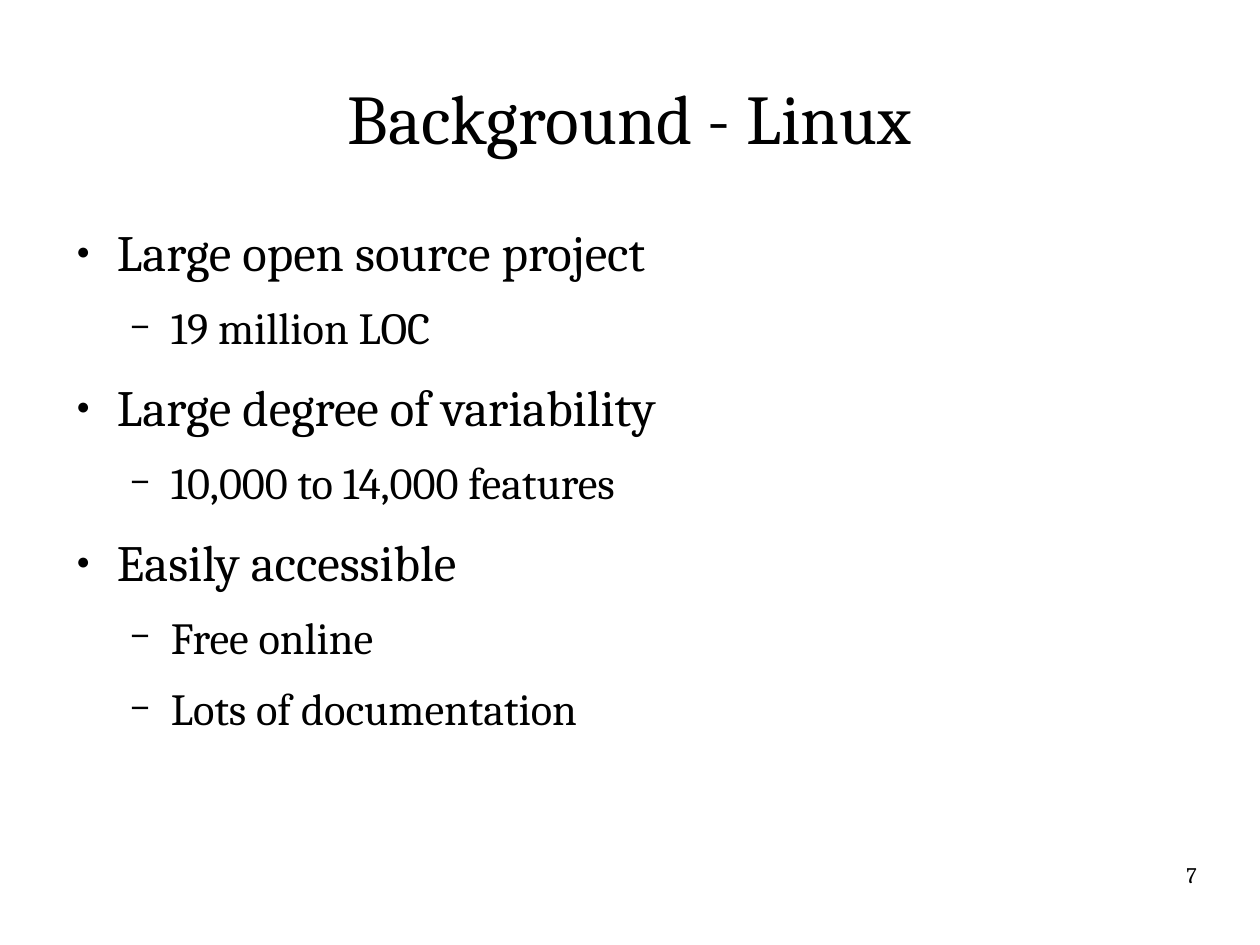
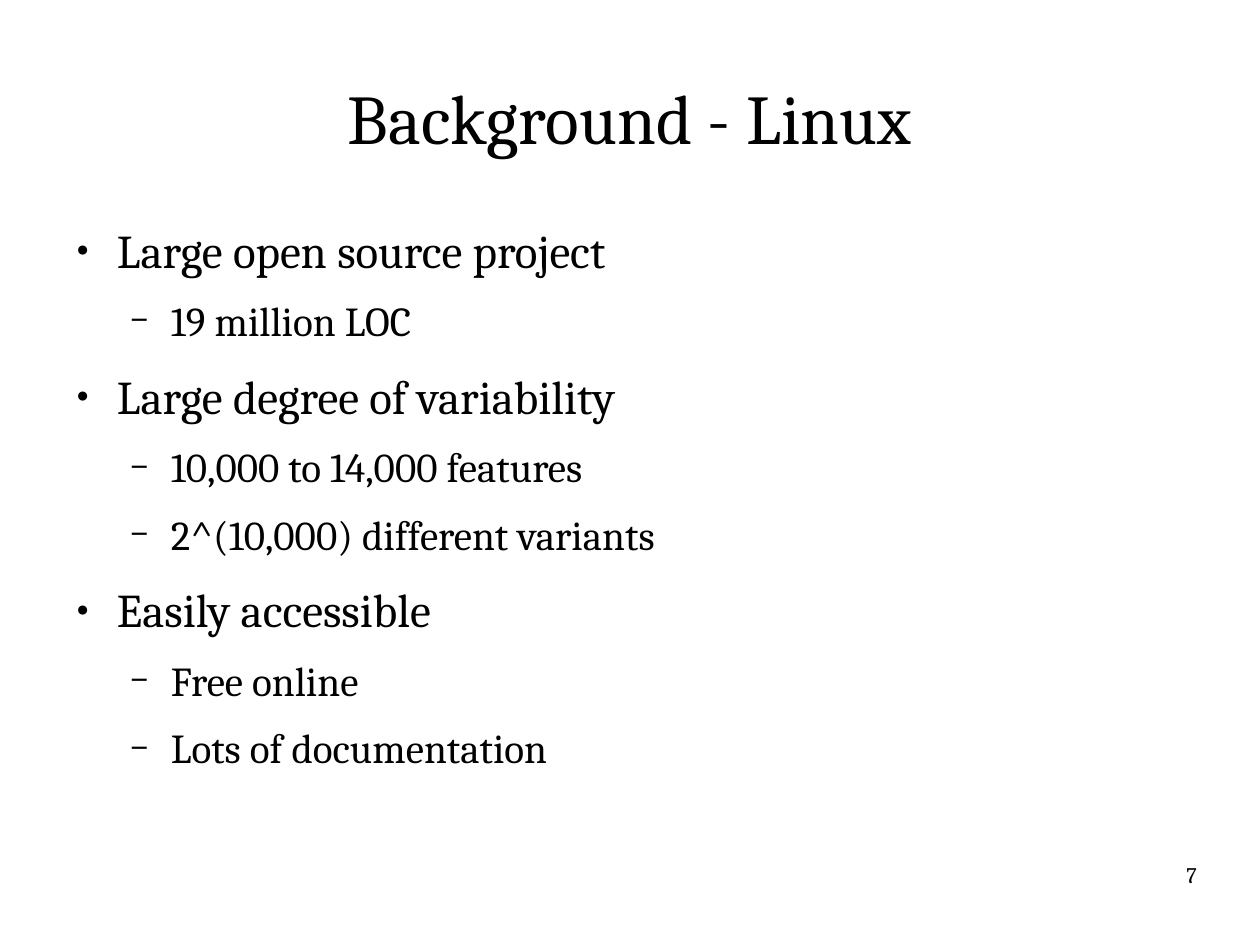
Before and after one commit to itu-square/quantify_linux_errors, a slide deck: slide 7 of notes/pres/pres.odp. Drawn at 1260x945 pixels with LibreOffice and Linux fonts; fonts in the diff are those of the drawing. Boxes give left, top, right and bottom in pixels: in the first picture for what was removed or moved away, otherwise in the second. Text is boxed around its words. In the diff, an @@ line names an element or a change of style, - is before the commit and + after.

```diff
--- a/notes/pres/pres.odp
+++ b/notes/pres/pres.odp
@@ text at box(117, 236, 615, 764): size 32 to 29.6 pt in "Large open source project", "Large degree of variability", "Easily accessible"; size 28 to 25.9 pt in "19 million LOC", "10,000 to 14,000 features", "Free online", "Lots of documentation" @@
@@ text at box(171, 521, 654, 556): paragraph added @@
+  − 2^(10,000) different variants
```
Also in this commit, not shown: 14 other slides changed, 3 slides added, 1 slide removed, 1 other file.
